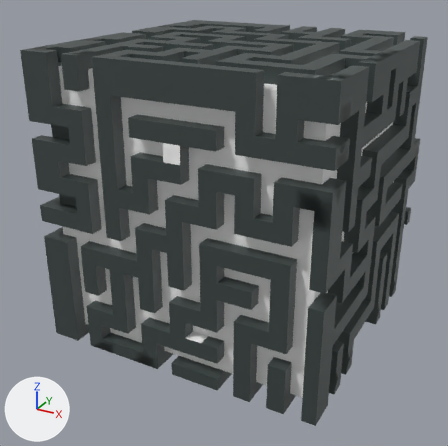
What one commit did to the FBX model Assets/_Scenes/Cube.fbx.
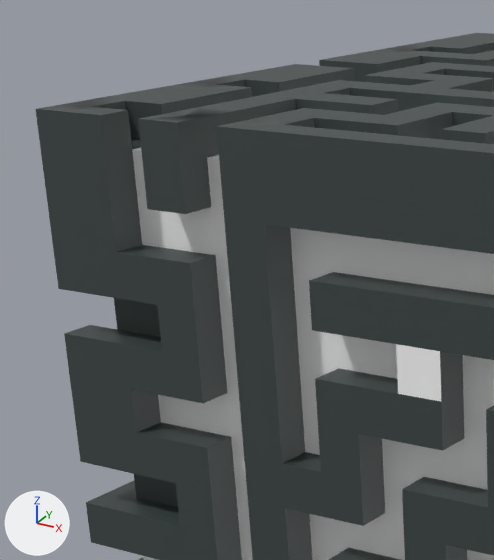
Each version is shown whole from a 50 mm lens placed at (0.01049, -0.02068, 0.0085), pointed at (-0.00038, -0.00091, -0.00139), then close up on the part from 1% to 45% of the width and 2% to 51% of the height. Arrows for +X, +Y and +Z are at lower left; the lights stay in place. Where no turn or scale is listed for an object, it has been applied to the vertices. Vertices at the same position are counted once.
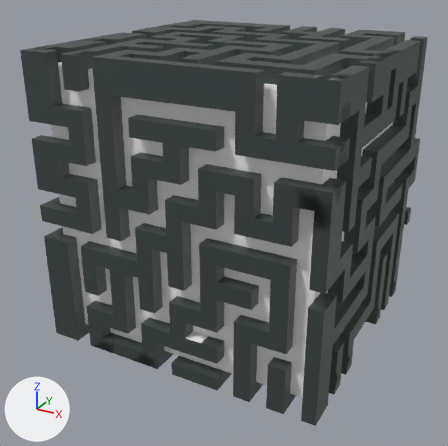
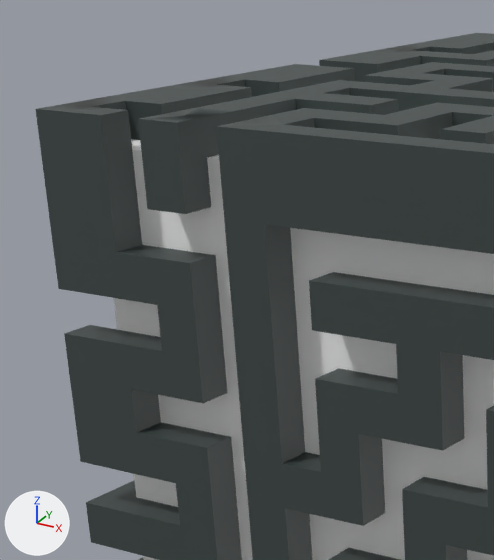
Edits to the scene script, one JSON object a line:
```json
{"block": "me_mesh", "where": "me_mesh.from_pydata(...)  # 3429 vertices, 3493 faces; spans x -0.0055..0.0055, y -0.0055..0.0055, z -0.0055..0.0055"}
{"block": "me_mesh", "where": "# used by ob_pcube1; location = (0.0, 0.0, 0.0)"}
{"block": "me_mesh", "change": "me_mesh part 1: the 1 face centred in x 0.00031, y -0.0055, z 0.00281 switches from mat_white (white #ffffff) to mat_black (dark grey #3b4544)"}
{"block": "me_mesh", "change": "me_mesh part 2: all 2 faces centred in x -0.00469..-0.00406, y -0.005, z 0.00031 switch from mat_black (dark grey #3b4544) to mat_white (white #ffffff)"}
{"block": "me_mesh", "change": "me_mesh part 3: all 2 faces centred in x -0.00469..-0.00406, y -0.005, z 0.00281 switch from mat_black (dark grey #3b4544) to mat_white (white #ffffff)"}
{"block": "me_mesh", "change": "me_mesh part 4: the 1 face centred in x -0.00469, y -0.00469, z 0.005 switches from mat_black (dark grey #3b4544) to mat_white (white #ffffff)"}
```

Where the change shows, as pixel boxes (x1, y1, x2, y2) in the close-ups (494 x 560 px):
```json
{"part": 1, "of": "me_mesh", "change": "recoloured", "before": [396, 344, 441, 401], "after": [396, 344, 441, 401]}
{"part": 2, "of": "me_mesh", "change": "recoloured", "before": [134, 474, 178, 507], "after": [134, 474, 178, 507]}
{"part": 3, "of": "me_mesh", "change": "recoloured", "before": [114, 298, 161, 337], "after": [114, 298, 161, 337]}
{"part": 4, "of": "me_mesh", "change": "recoloured", "before": [131, 139, 141, 149], "after": [131, 139, 141, 149]}
```
